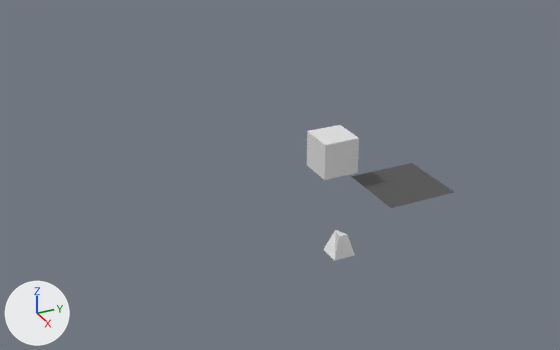
An edit to the Blender file scenes/maze.blend, drawn before and after from the same camera.
Both versions are drawn from a 50 mm camera at (15.38, -11.05, 9.54) aimed at (-0.73, -3.3, 0.66). Lighting does not change. The marker at lower left points along +X, +Y and +Z.

The first picture shows 'Floor', 'Player', 'Wall'.
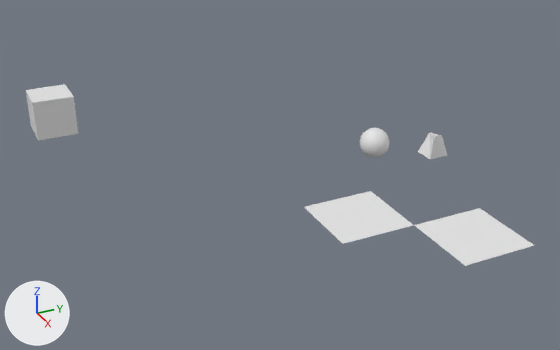
Commit message: maze asset pipeline

Diff of the bpy script that builds the scene:
```diff
--- a/scenes/maze.blend.py
+++ b/scenes/maze.blend.py
@@ me_plane2 @@
+me_plane2.from_pydata([(-1.0, -1.0, 0.0), (1.0, -1.0, 0.0), (-1.0, 1.0, 0.0), (1.0, 1.0, 0.0)], [], [(0, 1, 3, 2)])
@@ me_plane1 @@
+me_plane1.from_pydata([(-1.0, -1.0, 0.0), (1.0, -1.0, 0.0), (-1.0, 1.0, 0.0), (1.0, 1.0, 0.0)], [], [(0, 1, 3, 2)])
@@ me_target @@
+me_target.from_pydata(...)  # a UV sphere (32 segments, 16 rings, poles along z) spanning x -1.0..1.0, y -1.0..1.0, z -1.0..1.0
@@ ob_wall @@
 ob_wall = bpy.data.objects.new('Wall', me_wall)
-ob_wall.location = (-0.88, -1.69, 0.93)
+ob_wall.location = (-3.68, -8.29, 2.2)
 ob_wall.scale = (0.5, 0.5, 0.5)
@@ ob_floor @@
-ob_floor = bpy.data.objects.new('Floor', me_floor)
-ob_floor.location = (0.0, 0.0, 0.0)
@@ ob_player @@
 ob_player = bpy.data.objects.new('Player', me_player)
-ob_player.location = (0.76, -2.34, -0.79)
+ob_player.location = (-0.6, 1.38, 0.68)
 ob_player.scale = (0.294, 0.294, 0.294)
@@ ob_plane2 @@
+ob_plane2 = bpy.data.objects.new('Plane2', me_plane2)
+ob_plane2.location = (2.97, 0.03, 0.0)
@@ ob_plane1 @@
+ob_plane1 = bpy.data.objects.new('Plane1', me_plane1)
+ob_plane1.location = (0.97, -1.97, 0.0)
@@ ob_target @@
+ob_target = bpy.data.objects.new('Target', me_target)
+ob_target.location = (-4.64, 2.09, -1.05)
+ob_target.scale = (0.5, 0.5, 0.5)
```

Where the change shows, as pixel boxes [x1, y1, x2, y2] in the pictures (560 x 350 px):
'Wall', moved: before [307, 125, 359, 180]; after [26, 84, 78, 141]
'Plane2', added: after [414, 208, 534, 266]
'Plane1', added: after [304, 191, 413, 244]
'Floor', deleted: before [351, 163, 454, 208]
'Player', moved: before [323, 230, 354, 261]; after [418, 132, 447, 159]
'Target', added: after [360, 128, 390, 158]
